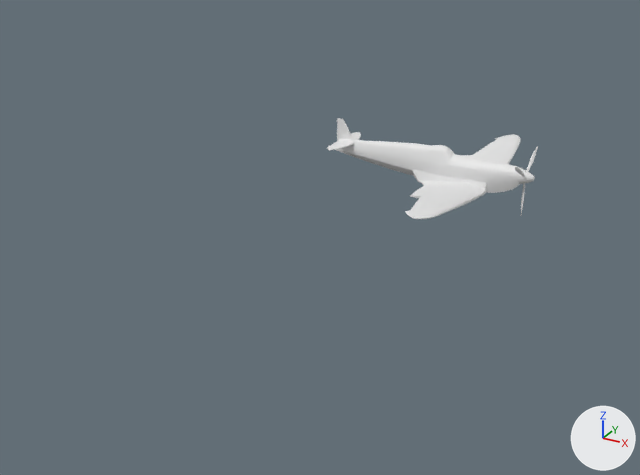
Before and after pictures for a commit that changed the Blender file source/models/spitfire.blend.
Before and after are seen from a camera (50 mm lens) standing at (10.7, -27.7, 14.1) and looking at (-3.6, -1.7, 1.1). The lights are fixed; the arrows at lower right show +X, +Y and +Z.

Names of what the first picture shows: 'Main Fuselage', 'Wing', 'tail piece'.
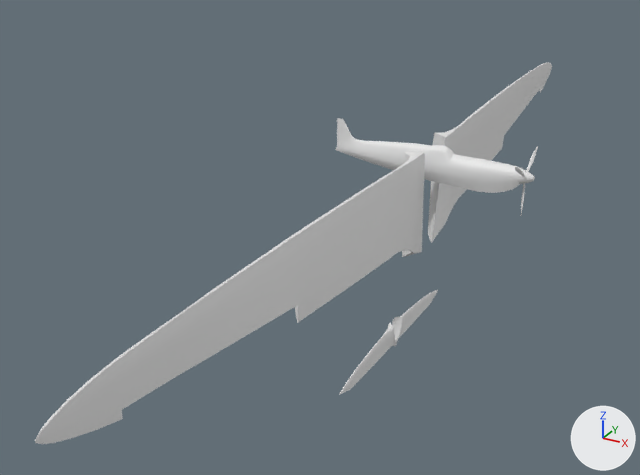
Where the newer file only moved an object's origin or applied its transform, the numbers keep the older frame.

Changed parts and their boxes (x1, y1, x2, y2) in the pictures (640 x 475 px):
'Wing', reshaped, modifiers changed (347% wider, 345% taller): before (405, 134, 520, 219); after (35, 62, 552, 444)
'Main Fuselage', moved, turned, rescaled: before (336, 118, 522, 193); after (335, 118, 522, 193)
'tail piece', reshaped, modifiers changed (186% wider, 453% taller): before (327, 132, 361, 150); after (339, 290, 438, 394)
'prop', moved, turned, rescaled: (515, 146, 538, 215) in both
'nose', moved, turned, rescaled: (519, 169, 535, 184) in both
part 2 of me_plane_006, added: after (392, 290, 438, 345)
part 3 of me_cube, added: after (428, 62, 552, 243)

The edits, one by one:
me_plane_008 has 679 vertices, 760 faces, 1 loose edge and spans x -1.52..0.99, y -1.42..1.42, z -7.97..2.06.
me_plane_008 is used by ob_main_fuselage; location (1.71, 0.05, 4.06); rotation (-18.85, 1.571, 0.0), in degrees (360, 90, 0); scale (0.698, 0.268, 0.698).
me_plane_008 part 1: the whole mesh is multiplied about its middle by the matrix ((0.0, 0.0, 0.698), (0.0, 0.268, 0.0), (-0.698, 0.0, 0.0)), then moved by (0.81, 0.0, 3.04).
me_plane_006 has 308 vertices, 306 faces and spans x -0.51..-0.17, y -4.54..-0.02, z -7.84..-6.71.
me_plane_006 is used by ob_tail_piece; parent ob_main_fuselage; location (0.681, 7.349, 0.427); rotation (-14.14, 3.142, 0.0), in degrees (270, 180, 0); scale (0.698, 0.268, 0.698).
me_plane_006 part 2: the loose piece of 308 vertices spanning x -0.51..-0.17, y -4.54..-0.02, z -7.84..-6.71 is copied, and the copy is mirrored in y about the mesh origin; it spans x -0.51..-0.17, y 0.02..4.54, z -7.84..-6.71.
me_cube has 414 vertices, 404 faces and spans x -1.6..1.3, y -11.1..1.8, z -22.7..-0.6.
me_cube is used by ob_wing; parent ob_main_fuselage; location (1.366, 7.35, 0.427); scale (0.214, 0.214, 0.214).
me_cube part 3: the loose piece of 414 vertices spanning x -1.6..1.3, y -11.1..1.8, z -22.7..-0.6 is copied, and the copy is mirrored in z about the mesh origin; it spans x -1.6..1.3, y -11.1..1.8, z 0.6..22.7.
Object 'Main Fuselage' (ob_main_fuselage) turns from (360, 90, 0) to (0, 0, 0) degrees about x, y and z.
Object 'Main Fuselage' (ob_main_fuselage) is rescaled from (0.698, 0.268, 0.698) to (1.0, 1.0, 1.0).
Object 'Main Fuselage' (ob_main_fuselage) moves from (1.71, 0.05, 4.06) to (-0.9, 0.05, 4.17).
Object 'tail piece' (ob_tail_piece) loses its MIRROR modifier named 'Mirror'.
Modifier setting removed (it was use_axis = (False, True, False)).
Object 'Wing' (ob_wing) loses its MIRROR modifier named 'Mirror'.
Modifier setting removed (it was use_axis = (False, False, True)).
